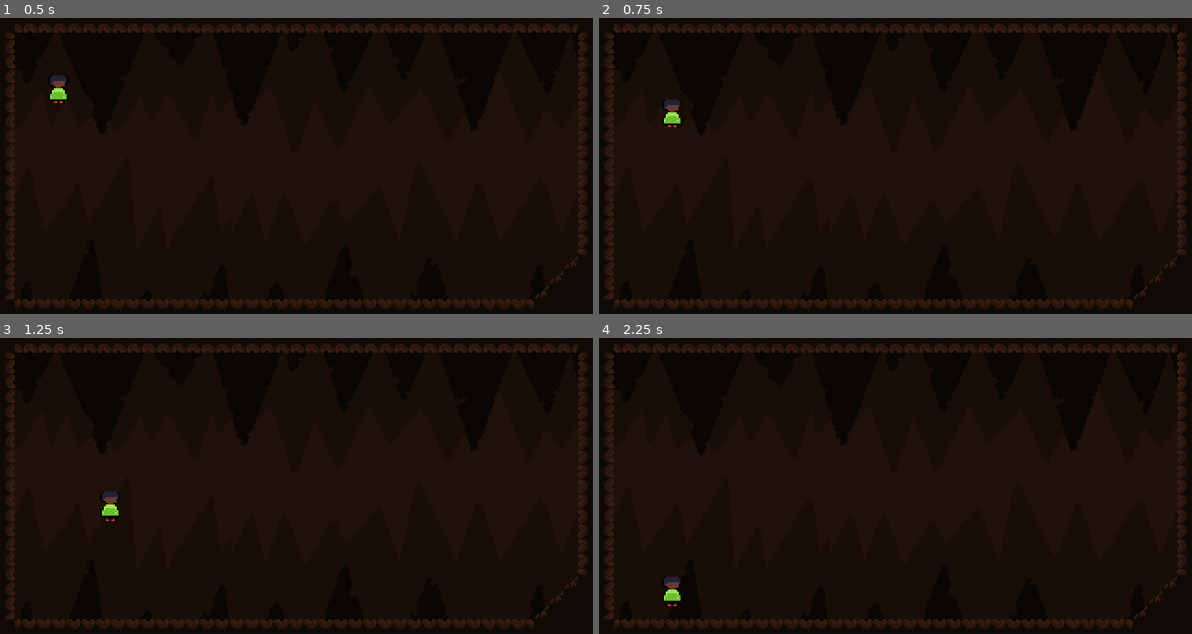
Above: before the commit, frames 1-4 (two rows, left to right).
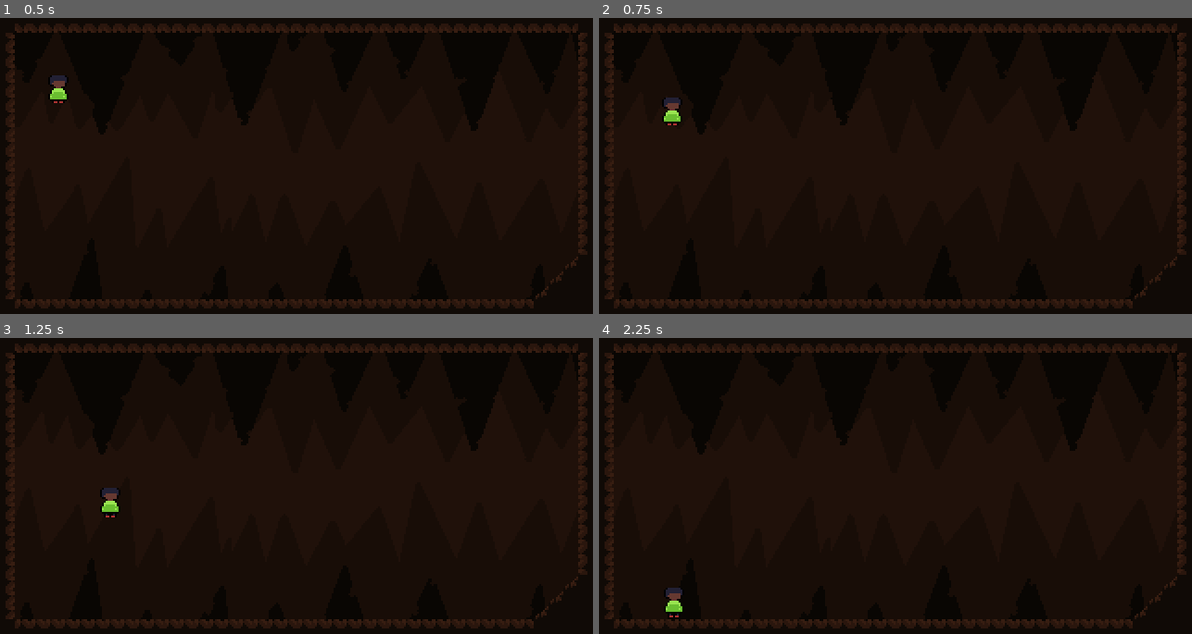
Above: after the commit, the same moments.

Repository: Omegalolchan/Cave_Runner
Game: Godot game, scene res://assets/Scenes/Debug Scene.tscn
The game is run twice, just before and just after one commit, with the same random seed, the same clock (stepped at 60 frames per second) and the same inputs. The project has no main scene, so this scene is started directly.
Inputs:
- Up to frame 1 (0.5 s): no input
- Up to frame 2 (0.75 s): hold Right (moveRight) from 0.53 s (still down); hold Down (slide) from 0.53 s (still down)
- Up to frame 3 (1.25 s): keep holding Right (moveRight); keep holding Down (slide); tap C (jump) at 0.77, 0.8, 1.07 s
- Up to frame 4 (2.25 s): release Right (moveRight) at 1.28 s; release Down (slide) at 1.28 s; hold Left (moveLeft) 1.28-2.03 s; tap C (jump) at 1.35, 1.52, 1.82 s; tap Down (slide) at 1.55 s; hold Right (moveRight) from 2.03 s (still down); hold Down (slide) from 2.03 s (still down)

Frame 1 is identical in both runs. In frame 2, 0.1% of the frame differs, in the area x 10-14%, y 26-37%; in frame 3, 0.2%; in frame 4, 0.3%, in the area x 10-15%, y 80-95%.

Commit message:
Fixed velocity angle based on ground

Diff:
--- a/assets/Scenes/Debug Scene.tscn
+++ b/assets/Scenes/Debug Scene.tscn
@@ -115,6 +115,7 @@
 floor_stop_on_slope = false
 floor_constant_speed = true
 script = ExtResource("3_mck1l")
+jump_max_time = 8
 
 [node name="Sprite" type="AnimatedSprite2D" parent="Player"]
 texture_filter = 1
--- a/assets/Scripts/PlayerMovement.gd
+++ b/assets/Scripts/PlayerMovement.gd
@@ -1,6 +1,7 @@
 extends CharacterBody2D
 
-const WALK_SPEED = 40.0
+const WALK_SPEED = 40.0 / 60
+const FPS_DELTA = 0.016
 var direction : float
 
 var jump_input : bool
@@ -8,17 +9,21 @@
 
 var is_jumping
 var is_sliding
-var current_jump_time = 0.0
+var on_floor
+var current_jump_time : float
+var current_coyote_time : float
 
+@export var coyote_max_time = 4
 @export var jump_max_time = 15
-@export var jump_speed = -30.0
+@export var jump_speed = -40.0
 @export var gravity_scale : float = 10
 
-var gravity = 8 * gravity_scale
+var gravity = (8 * 0.016) * gravity_scale
 
 func JumpInputPress():
 	jump_input = true
-	if on_floor():
+	current_coyote_time = 0
+	if on_floor:
 		current_jump_time = jump_max_time
 		is_jumping = true
 	return
@@ -51,34 +56,55 @@
 		is_jumping = false
 
 	if(is_jumping) :
-		velocity.y = jump_speed
+		velocity.y = (jump_speed * FPS_DELTA)
 	#endregion
 
-	if !on_floor():
+	if !on_floor:
 		velocity.y += gravity * delta
-	elif current_jump_time <= 0:
+	elif !is_jumping:
 		velocity.y = 0
 
-	if on_floor() && slide_input:
+	if on_floor && slide_input:
 		is_sliding = true
 		Slide()
 
 	velocity.x = direction * WALK_SPEED
-	print(velocity, on_floor())
-	var collision = move_and_collide(velocity * delta, true)
+	var collision = move_and_collide(velocity, true)
 	if collision:
-		#HANDLE COLISION#
+		handle_collision(collision)
 		pass
-	move_and_collide(velocity * delta)
+
+	on_floor = on_floorUpdate()
+
+	print(velocity, on_floor ," | ", current_coyote_time)
+	move_and_collide(velocity)
 	return
 
-func on_floor():
+func on_floorUpdate():
 	var collision = move_and_collide(Vector2(0, 1), true)
+
 	if collision && collision.get_normal().y < 0:
+		current_coyote_time = coyote_max_time
+		fix_velocity_angle(collision)
 		return true
+	else:
+		current_coyote_time -= 1
+
+	if current_coyote_time > 0:
+		return true
+
 	return false
 
-func get_collision_type(_collision : KinematicCollision2D):
+func fix_velocity_angle(_collision : KinematicCollision2D):
+
+	var _velocity = velocity
+	_velocity.y *= -1
+	_velocity = _velocity.rotated(_collision.get_angle())
+	_velocity.y *= -1
+	velocity = _velocity
+	return
+
+func handle_collision(_collision : KinematicCollision2D):
 
 	return
 
